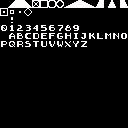
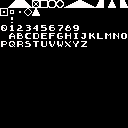
Before/after of a (128, 128) layered artwork. What changed in the layer stack:
painted on "Background" over [32, 8, 40, 16]
